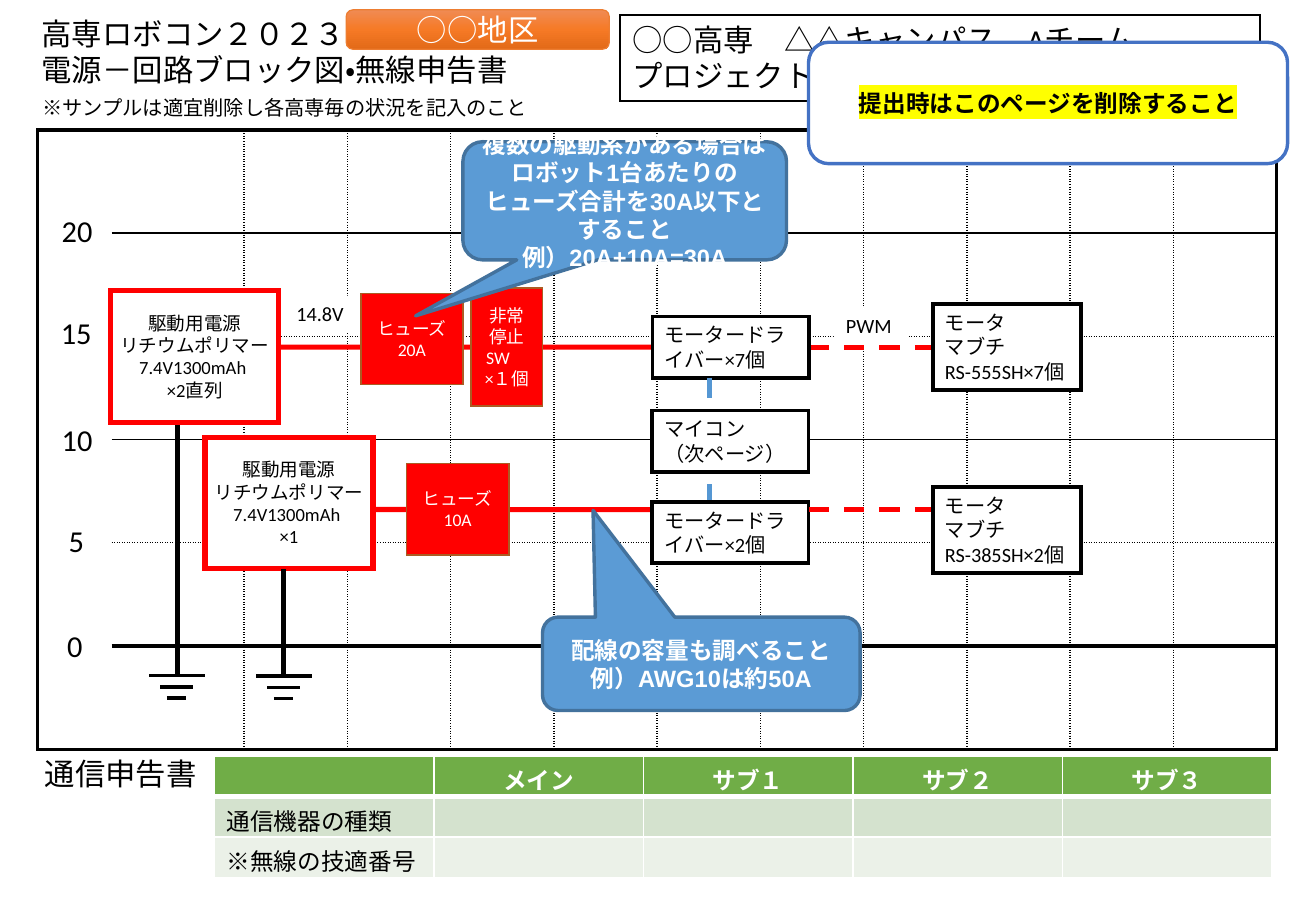
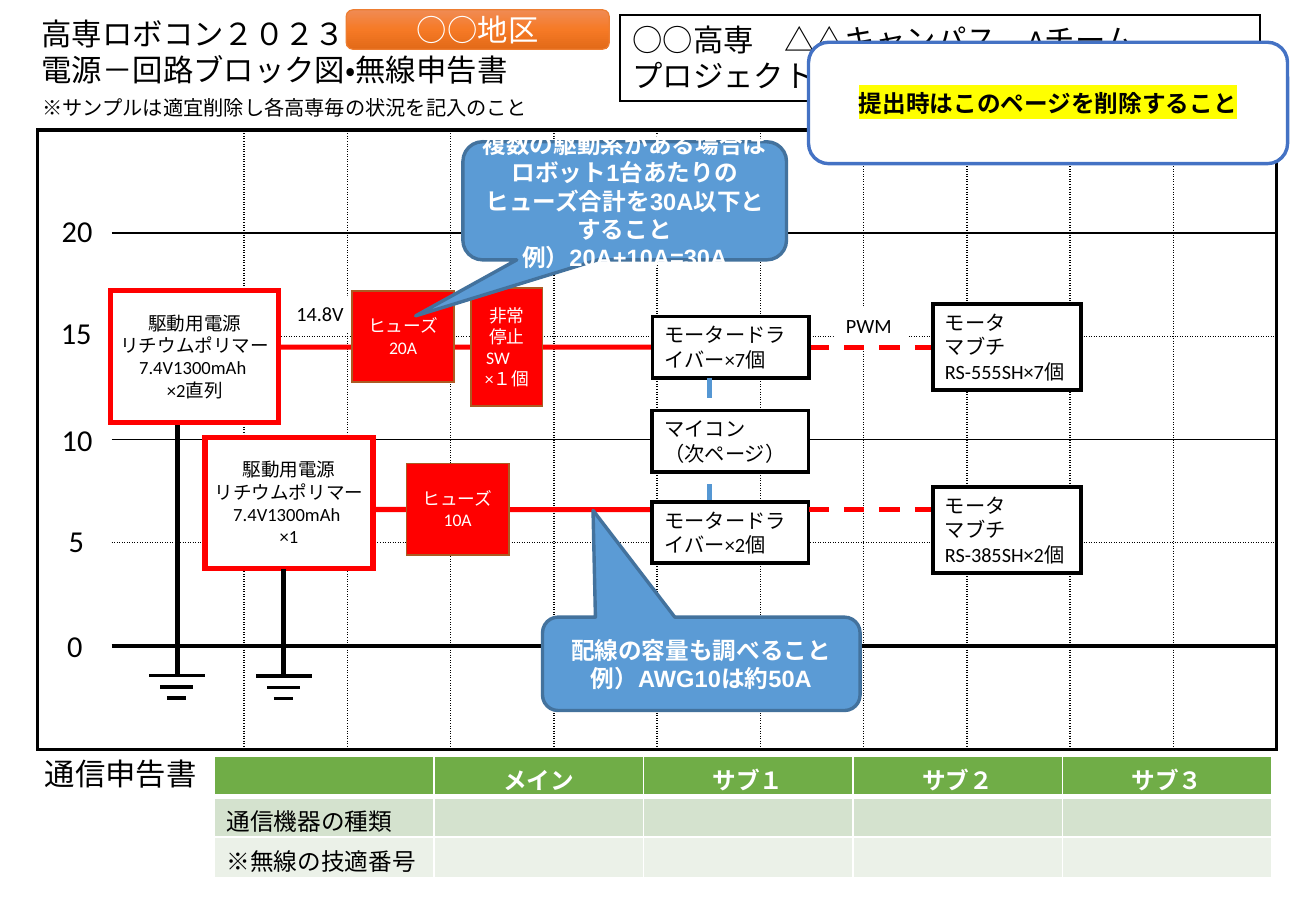
Before and after one commit to er-cat/2023honrobo-document, a slide deck: slide 3 of ６．【電源電位申告書】神戸高専AB.pptx. Drawn at 1316x911 pixels with LibreOffice and Linux fonts; fonts in the diff are those of the drawing. Boxes give left, top, right and bottom in pixels: in the first picture for what was removed or moved away, otherwise in the second. Text is boxed around its words. In the diff, an @@ line names an element or a change of style, - is before the commit and + after.

```diff
--- a/６．【電源電位申告書】神戸高専AB.pptx
+++ b/６．【電源電位申告書】神戸高専AB.pptx
@@ rectangle "ヒューズ20A" moved from (x1=361, y1=294, x2=463, y2=385) to (x1=352, y1=292, x2=454, y2=383) @@
```
Also in this commit, not shown: 2 other slides changed.
